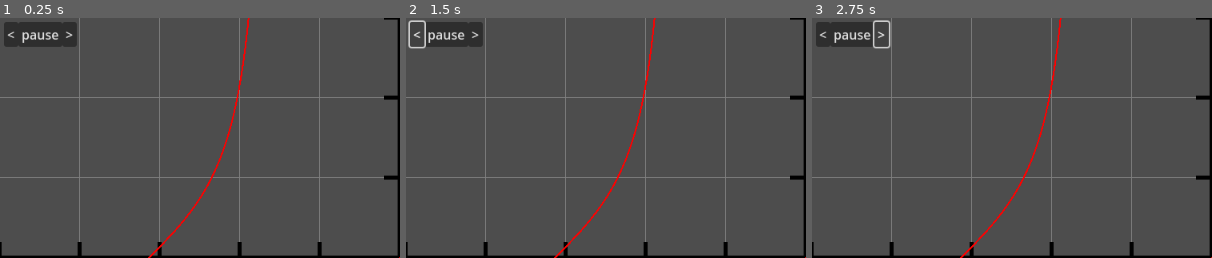
Above: before the commit, frames 1-3 (left to right).
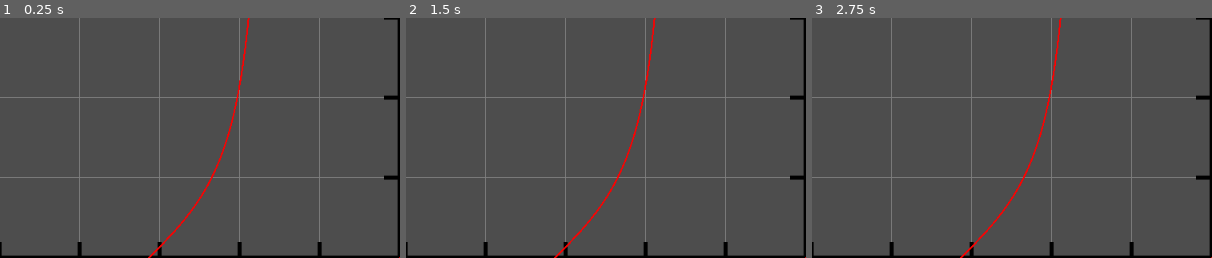
Above: after the commit, the same moments.

Repository: Drillix08/Opticos
Game: Godot game, scene res://graph_environment.tscn
Same seed, same stepped clock (60 frames per second), same inputs: the game is played once before the commit and once after it. The project has no main scene, so this scene is started directly.
Inputs (mouse positions are % of the whole screen's width and height, from its top left):
- Up to frame 1 (0.25 s): no input
- Up to frame 2 (1.5 s): click (9, 3) at 0.5 s, where only the run before the commit has a clickable ">"; click (1, 3) at 1.25 s, where only the run before the commit has a clickable "<"
- Up to frame 3 (2.75 s): click (9, 3) at 2 s, where only the run before the commit has a clickable ">"
The pictures show only the part of the screen within x 0-50%, y 0-50%; the shares and areas given below are measured in that part.

The runs differ from the first frame. In frame 1, 1.8% of the frame differs, in the area x 1-20%, y 1-13%; in frame 2, 1.6%; in frame 3, 1.5%.

Commit message:
Graphic for limit point in limit animation

Diff:
--- a/source/graph-environment/graph_environment.tscn
+++ b/source/graph-environment/graph_environment.tscn
@@ -15,6 +15,7 @@
 script = ExtResource("1_17ijq")
 
 [node name="AnimationControls" type="Container" parent="Control"]
+visible = false
 layout_mode = 0
 offset_right = 40.0
 offset_bottom = 8.0
--- a/source/graph-environment/grid.gd
+++ b/source/graph-environment/grid.gd
@@ -86,7 +86,7 @@
 		queue_redraw()
 	if event.is_action_pressed("ui_accept"):
 		animProg = convert_to_real_coords(Vector2(0,0)).x
-		animate_Limit(500, functionValues)
+		animate_Limit(500, functionValues, true, true)
 
 ## This function will draw the graph of the function specified by input_function
 ## The argument of this function should be a function that takes a single argument x and returns y
@@ -224,9 +224,20 @@
 	var true_origin = Vector2(origin[0]+windowSize[0]/2, origin[1]+windowSize[1]/2)
 	return Vector2(vec[0]+true_origin[0], true_origin[1]-vec[1])
 
-func animate_Limit(limit: float, points: Array[Vector2]):
+func animate_Limit(limit: float, points: Array[Vector2], left: bool, right: bool):
 	animating = true
 	var endpoint: float = convert_to_godot_coords(Vector2(limit,0)).x
+	for coords in points:
+		if coords.x == limit:
+			print("hi")
+			var limit_point = TextureRect.new()
+			limit_point.texture = load("res://Black_Circle.png")
+			limit_point.expand_mode = TextureRect.EXPAND_IGNORE_SIZE
+			limit_point.size = Vector2(20, 20)
+			limit_point.position = coords - Vector2(10, 10)
+			print(limit_point.position)
+			add_child(limit_point)
+			break
 	var rect = TextureRect.new()
 	rect.position = Vector2(0,0)
 	rect.texture = load("res://Yellow_Circle.png")
@@ -243,13 +254,12 @@
 		return
 	var i: int = 0
 	while (i < points.size()):
-		var coords: Vector2 = convert_to_real_coords(points[i])
-		animProg = coords.x
 		if(pause):
 			await do_something
 			i += frameOffset
 			frameOffset = 0
-
+		var coords: Vector2 = convert_to_real_coords(points[i])
+		animProg = coords.x
 		#Skips off-screen stuff
 		#if(points[i].x < 0 || points[i].x > DisplayServer.window_get_size().x \
 		 #|| points[i].y < 0 || points[i].y > DisplayServer.window_get_size().y):
@@ -262,12 +272,12 @@
 		rect.position = points[i] - rect.size/2
 		coordLabel.position = rect.position + rect.size/2
 		await get_tree().create_timer(speed).timeout
-		speed *= 1.002
+		#speed *= 1.002
 		i += 1
 		queue_redraw()
 	animProg = convert_to_real_coords(Vector2(-1,0)).x
 	animating = false
-	$AnimationControls.visible = true
+	$AnimationControls.visible = false
 	rect.queue_free()
 	coordLabel.queue_free()
 
Binary file added: source/graph-environment/Black_Circle.png
Not shown, added: source/graph-environment/Black_Circle.png.import
